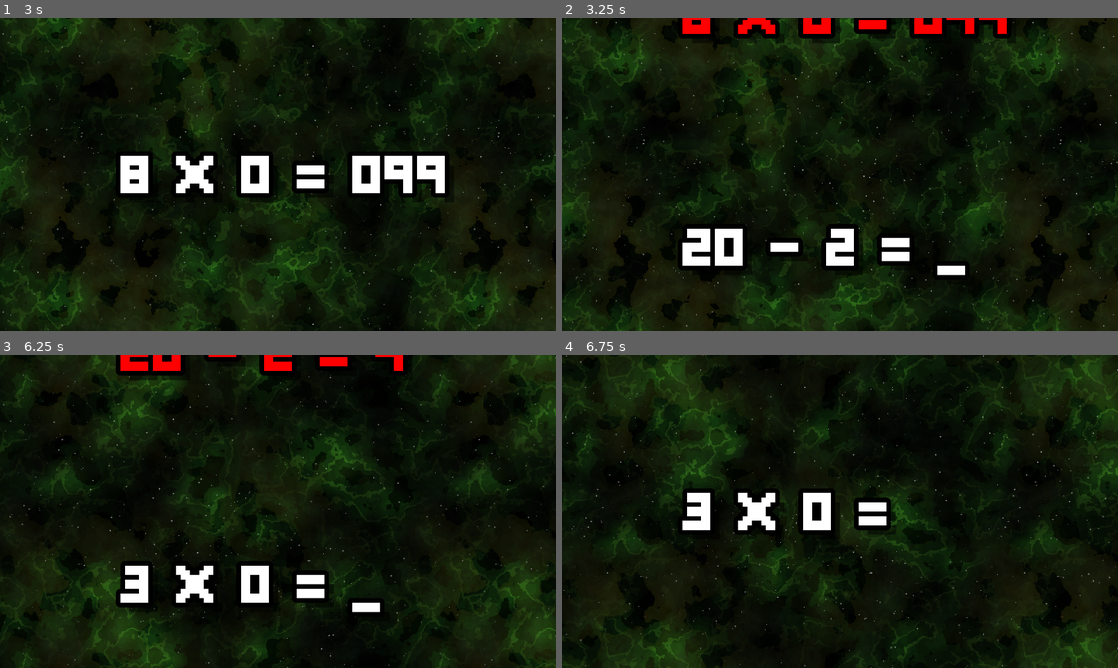
Above: before the commit, frames 1-4 (two rows, left to right).
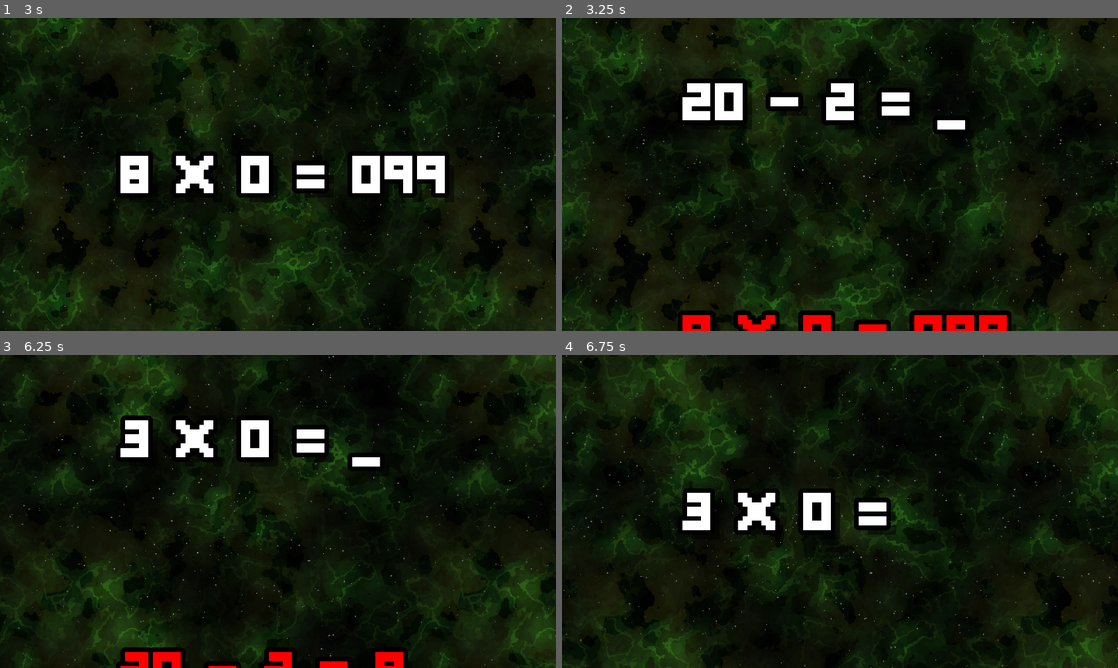
Above: after the commit, the same moments.

Repository: Blueman3612/Space-Math
Game: Godot game, scene res://scenes/main.tscn
The game is run twice, just before and just after one commit, with the same random seed, the same clock (stepped at 60 frames per second) and the same inputs.
Inputs:
- Up to frame 1 (3 s): tap Enter (Submit) at 0.5, 0.6 s; tap R at 0.8, 1.35 s; hold Backspace (Backspace) 1.28-2.03 s; tap 0 at 1.55, 2.1 s; tap 9 at 2.3, 2.85 s
- Up to frame 2 (3.25 s): tap Enter (Submit) at 3.05 s
- Up to frame 3 (6.25 s): hold Backspace (Backspace) 3.53-5.78 s; tap Enter (Submit) at 3.6, 6.05 s; tap R at 3.8, 4.35 s; tap 0 at 4.55, 5.1 s; tap 9 at 5.3, 5.85 s
- Up to frame 4 (6.75 s): tap Enter (Submit) at 6.6 s

Frame 1 is identical in both runs. In frame 2, 11% of the frame differs, in the area x 20-82%, y 0-100%; in frame 3, 8.5%; in frame 4, nothing differs.

Commit message:
Add audio management and sound assets for user feedback
- Introduced an AudioManager script to handle sound effects for user interactions.
- Added sound assets: Tick.wav, Correct.wav, and Incorrect.wav for feedback on user input.
- Configured audio buses in default_bus_layout.tres for SFX and Music.
- Updated main.gd to play sounds on user input and answer submission, enhancing user experience.

Diff:
--- /dev/null
+++ b/default_bus_layout.tres
@@ -0,0 +1,15 @@
+[gd_resource type="AudioBusLayout" format=3 uid="uid://ca1jy2hjlxcjb"]
+
+[resource]
+bus/1/name = &"SFX"
+bus/1/solo = false
+bus/1/mute = false
+bus/1/bypass_fx = false
+bus/1/volume_db = 0.0
+bus/1/send = &"Master"
+bus/2/name = &"Music"
+bus/2/solo = false
+bus/2/mute = false
+bus/2/bypass_fx = false
+bus/2/volume_db = 0.0
+bus/2/send = &"Master"
--- a/project.godot
+++ b/project.godot
@@ -17,6 +17,10 @@
 config/features=PackedStringArray("4.5", "GL Compatibility")
 boot_splash/show_image=false
 config/icon="res://icon.svg"
+
+[autoload]
+
+AudioManager="*res://scripts/audio_manager.gd"
 
 [display]
 
--- /dev/null
+++ b/scripts/audio_manager.gd
@@ -0,0 +1,33 @@
+extends Node
+
+# Preloaded sound resources
+var tick_sound = preload("res://assets/sounds/Tick.wav")
+var correct_sound = preload("res://assets/sounds/Correct.wav")
+var incorrect_sound = preload("res://assets/sounds/Incorrect.wav")
+
+# AudioStreamPlayer for SFX
+var sfx_player: AudioStreamPlayer
+
+func _ready():
+	# Create AudioStreamPlayer for SFX
+	sfx_player = AudioStreamPlayer.new()
+	sfx_player.bus = "SFX"  # Use the SFX audio bus
+	add_child(sfx_player)
+
+# Play tick sound when user inputs/backspaces characters
+func play_tick():
+	if tick_sound:
+		sfx_player.stream = tick_sound
+		sfx_player.play()
+
+# Play correct sound when user submits correct answer
+func play_correct():
+	if correct_sound:
+		sfx_player.stream = correct_sound
+		sfx_player.play()
+
+# Play incorrect sound when user submits incorrect answer
+func play_incorrect():
+	if incorrect_sound:
+		sfx_player.stream = incorrect_sound
+		sfx_player.play()
--- a/scripts/main.gd
+++ b/scripts/main.gd
@@ -9,13 +9,13 @@
 var max_answer_chars = 4  # Maximum characters for answer input
 var animation_duration = 0.5  # Duration for label animations in seconds
 var transition_delay = 0.1  # Delay before generating new question
-var backspace_hold_time = 0.12  # Time to hold backspace before it repeats
+var backspace_hold_time = 0.15  # Time to hold backspace before it repeats
 var scroll_boost_multiplier = 80.0  # How much to boost background scroll speed on submission
 
 # Position variables
 var primary_position = Vector2(416, 476)  # Main problem position
-var off_screen_top = Vector2(416, -324)   # Off-screen top position
-var off_screen_bottom = Vector2(416, 1276) # Off-screen bottom position
+var off_screen_top = Vector2(416, 1276)   # Off-screen top position
+var off_screen_bottom = Vector2(416, -324) # Off-screen bottom position
 
 # Game state variables
 var current_problem_label: Label
@@ -27,6 +27,7 @@
 var answer_submitted = false  # Track if current problem has been submitted
 var backspace_timer = 0.0  # Timer for backspace hold functionality
 var backspace_held = false  # Track if backspace is being held
+var backspace_just_pressed = false  # Track if backspace was just pressed this frame
 
 func _ready():
 	# Load and parse the math facts JSON
@@ -62,7 +63,7 @@
 			if space_bg and space_bg.has_method("regenerate"):
 				space_bg.regenerate()
 
-		# Handle number input and negative sign (only if not submitted)
+			# Handle number input and negative sign (only if not submitted)
 		if not answer_submitted:
 			if event.keycode >= KEY_0 and event.keycode <= KEY_9:
 				var digit = str(event.keycode - KEY_0)
@@ -71,10 +72,12 @@
 					effective_length -= 1  # Don't count negative sign toward limit
 				if effective_length < max_answer_chars:
 					user_answer += digit
+					AudioManager.play_tick()  # Play tick sound on digit input
 
 			# Handle negative sign (only at the beginning)
 			elif event.keycode == KEY_MINUS and user_answer == "":
 				user_answer = "-"
+				AudioManager.play_tick()  # Play tick sound on minus input
 
 			# Handle keypad numbers
 			elif event.keycode >= KEY_KP_0 and event.keycode <= KEY_KP_9:
@@ -84,11 +87,11 @@
 					effective_length -= 1  # Don't count negative sign toward limit
 				if effective_length < max_answer_chars:
 					user_answer += digit
-
-	# Handle backspace (single press)
+					AudioManager.play_tick()  # Play tick sound on keypad digit input
+
+	# Handle immediate backspace press detection
 	if Input.is_action_just_pressed("Backspace") and not answer_submitted:
-		if user_answer.length() > 0:
-			user_answer = user_answer.substr(0, user_answer.length() - 1)
+		backspace_just_pressed = true
 
 	# Handle submit
 	if Input.is_action_just_pressed("Submit"):
@@ -100,6 +103,15 @@
 	if blink_timer >= blink_interval:
 		blink_timer = 0.0
 		underscore_visible = not underscore_visible
+
+	# Handle backspace - immediate response for single press, hold for repeat
+	if backspace_just_pressed and not answer_submitted:
+		# Immediate backspace on first press
+		if user_answer.length() > 0:
+			user_answer = user_answer.substr(0, user_answer.length() - 1)
+			AudioManager.play_tick()
+		backspace_just_pressed = false
+		backspace_timer = 0.0
 
 	# Handle backspace hold functionality
 	if Input.is_action_pressed("Backspace") and not answer_submitted:
@@ -115,7 +127,9 @@
 				backspace_timer = 0.0
 				if user_answer.length() > 0:
 					user_answer = user_answer.substr(0, user_answer.length() - 1)
+					AudioManager.play_tick()
 	else:
+		# Reset hold state when backspace is released
 		backspace_held = false
 		backspace_timer = 0.0
 
@@ -168,13 +182,15 @@
 	var user_answer_int = int(user_answer)
 	var is_correct = (user_answer_int == current_question.result)
 
-	# Set color based on correctness
+	# Set color based on correctness and play appropriate sound
 	if current_problem_label:
 		if is_correct:
 			current_problem_label.modulate = Color(0, 1, 0)  # Green for correct
+			AudioManager.play_correct()  # Play correct sound
 			print("✓ Correct! Answer was ", current_question.result)
 		else:
 			current_problem_label.modulate = Color(1, 0, 0)  # Red for incorrect
+			AudioManager.play_incorrect()  # Play incorrect sound
 			print("✗ Incorrect. Answer was ", current_question.result, ", you entered ", user_answer_int)
 
 	# Wait to show the color feedback (if transition_delay > 0)
Not shown, added: assets/sounds/Correct.wav.import
Not shown, added: assets/sounds/Incorrect.wav.import
Not shown, added: assets/sounds/Tick.wav.import
Not shown, added: scripts/audio_manager.gd.uid
Not shown, added: assets/sounds/Correct.wav
Not shown, added: assets/sounds/Incorrect.wav
Not shown, added: assets/sounds/Tick.wav
